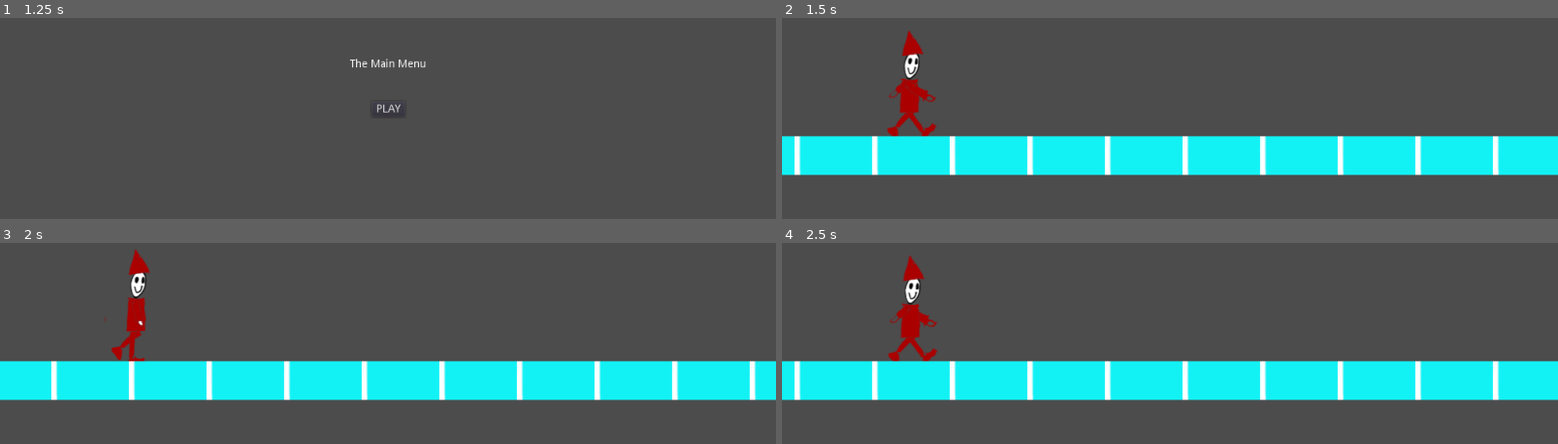
Above: before the commit, frames 1-4 (two rows, left to right).
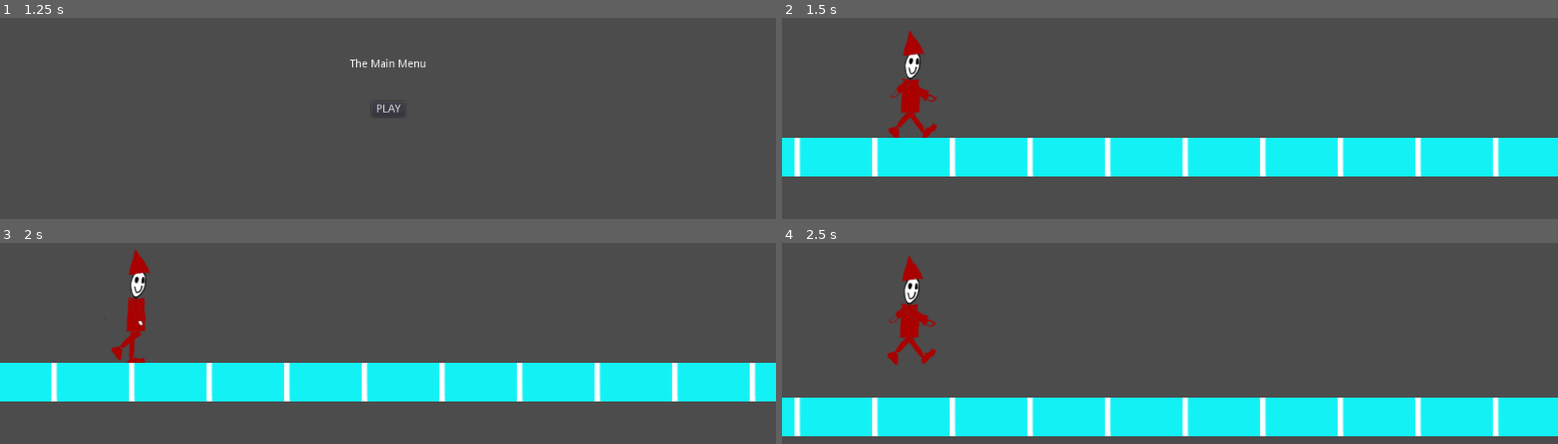
Above: after the commit, the same moments.

Repository: the-g-force/FamJam-December2020
Game: Godot game, scene res://src/SplashScreen.tscn
Two runs of this game, one before a commit and one after it. Both use one fixed random seed, a clock stepped at 60 frames per second and the inputs below.
Inputs (mouse positions are in pixels of both pictures, inside the frame that each line leads up to):
- Up to frame 1 (1.25 s): tap Enter at 0.5 s; move the mouse to (558, 42) at 0.52 s; click (558, 42) at 0.67 s; tap Space (jump) at 0.77 s
- Up to frame 2 (1.5 s): click "PLAY" at 1.25 s
- Up to frame 3 (2 s): no input
- Up to frame 4 (2.5 s): move the mouse to (1014, 313) at 2.02 s; click (1014, 313) at 2.17 s; tap Space (jump) at 2.27 s

Frame 1 is identical in both runs. In frame 2, 2.3% of the frame differs, in the area x 0-100%, y 6-79%; in frame 3, 1.9%; in frame 4, 37%, in the area x 0-100%, y 6-97%.

Commit message:
Fix jumping by calling move_and_slide first

Diff:
--- a/project/src/Elf.gd
+++ b/project/src/Elf.gd
@@ -14,6 +14,9 @@
 	_velocity.x = 300
 	_velocity.y += GRAVITY * delta
 
+	# Must call move_and_slide first, because it determines is_on_floor.
+	var _ignored := move_and_slide(_velocity, Vector2.UP)
+
 	if is_on_floor():
 		_velocity.y = 0
 
@@ -22,6 +25,3 @@
 
 	if _velocity.y < 0.0 and Input.is_action_just_released("jump"):
 		_velocity.y *= short_jump_velocity_scale
-
-# warning-ignore:return_value_discarded
-	move_and_slide(_velocity, Vector2.UP)
--- a/project/src/Elf.tscn
+++ b/project/src/Elf.tscn
@@ -4,7 +4,7 @@
 [ext_resource path="res://assets/walking-sprite-66x150.png" type="Texture" id=2]
 
 [sub_resource type="RectangleShape2D" id=1]
-extents = Vector2( 31.8575, 72.4528 )
+extents = Vector2( 33, 75 )
 
 [sub_resource type="AtlasTexture" id=2]
 flags = 4
@@ -71,12 +71,12 @@
 }
 
 [node name="CollisionShape2D" type="CollisionShape2D" parent="."]
-position = Vector2( 2.48529, -74.7896 )
+position = Vector2( 0, -75 )
 shape = SubResource( 1 )
 
 [node name="AnimatedSprite" type="AnimatedSprite" parent="."]
 position = Vector2( 2.32352, -76.9511 )
 frames = SubResource( 12 )
 animation = "walk"
-frame = 4
+frame = 9
 playing = true
